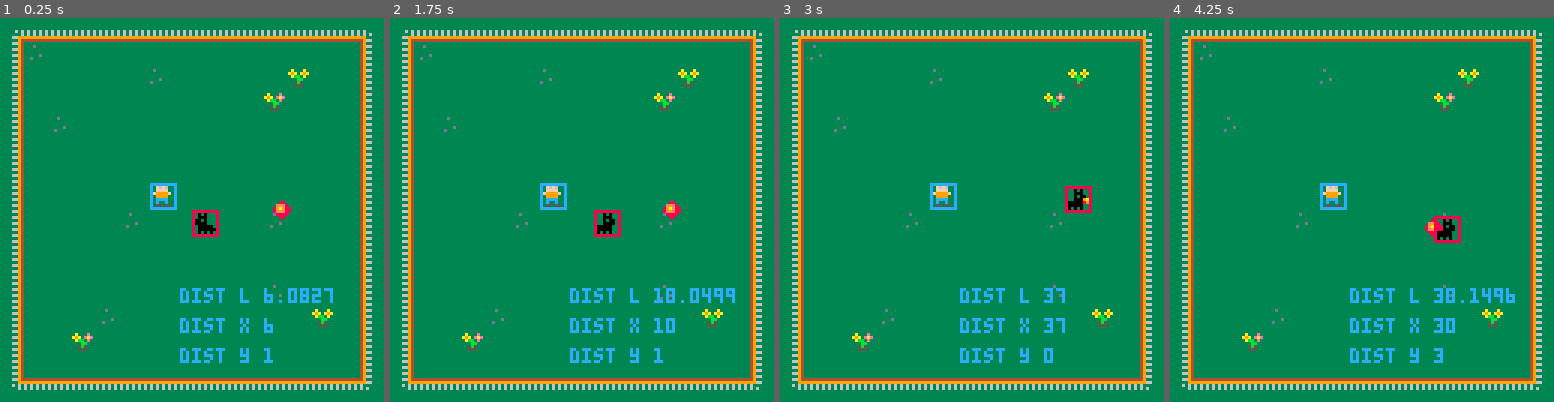
Above: before the commit, frames 1-4 (left to right).
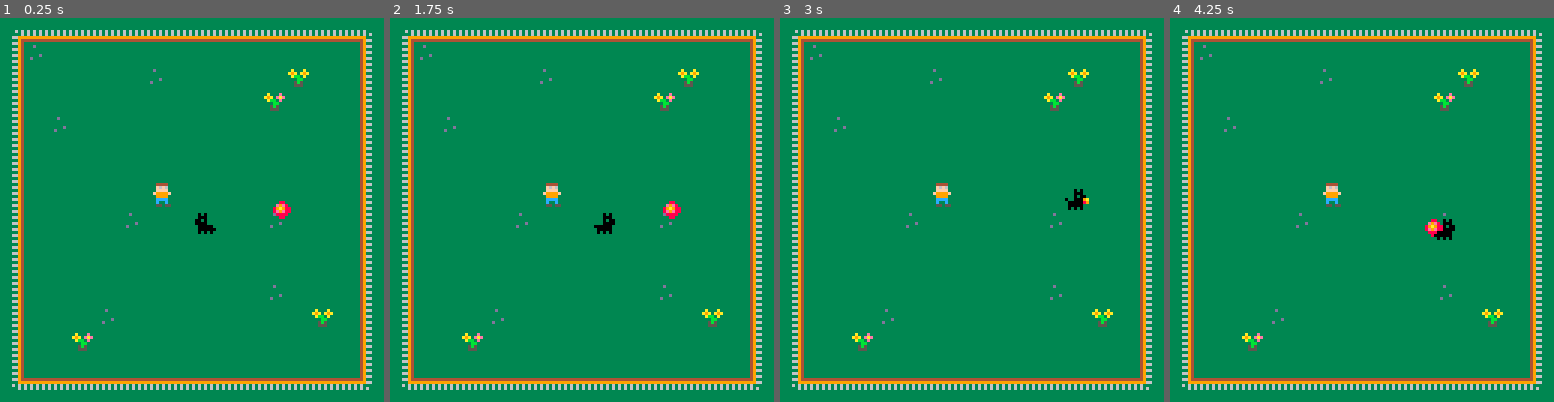
Above: after the commit, the same moments.

Repository: hugochinchilla/smity-adventure
Game: PICO-8 cartridge smity.p8
The game is run twice, just before and just after one commit, with the same random seed, the same clock (stepped at 60 frames per second) and the same inputs.
Inputs:
- Up to frame 1 (0.25 s): no input
- Up to frame 2 (1.75 s): tap X (X key) at 0.33, 1.07 s; tap O (Z key) at 0.7, 1.7 s; hold Right from 1.6 s (still down)
- Up to frame 3 (3 s): tap X (X key) at 1.85, 2.97 s; release Right at 2.1 s; tap O (Z key) at 2.1, 2.5, 2.9 s; hold Up 2.15-2.42 s; hold Right from 2.47 s (still down)
- Up to frame 4 (4.25 s): release Right at 3.03 s; hold Left 3.08-3.58 s; tap O (Z key) at 3.3, 3.7, 4.1 s; hold Down 3.63-3.97 s; hold Right from 4.02 s (still down); tap X (X key) at 4.08 s

The runs differ from the first frame. In frame 1, 1.7% of the frame differs, in the area x 39-87%, y 42-90%; in frame 2, 1.8%, in the area x 39-90%, y 42-90%; in frame 3, 1.5%; in frame 4, 1.8%.

Commit message:
play squaky sound when grabing the ball

Diff:
--- a/smity.p8
+++ b/smity.p8
@@ -107,7 +107,7 @@
 end
 
 function draw_object_box(obj, color)
-    debug = true
+    debug = false
     if debug then
         _box = box(obj)
         _box[#_box+1] = color
@@ -155,16 +155,25 @@
 
 function interact()
     if dog.has_ball then
-        dog.has_ball = false
-        ball.x = dog.x
-        ball.y = dog.y
+        dog_drop_ball()
     elseif collides(dog, ball) then
-        dog.has_ball = true
-        ball.x = 200
-        ball.y = 200
+        dog_grab_ball()
     else
         dog_bark()
     end
+end
+
+function dog_drop_ball()
+    dog.has_ball = false
+    ball.x = dog.x
+    ball.y = dog.y
+end
+
+function dog_grab_ball()
+    dog.has_ball = true
+    ball.x = 200
+    ball.y = 200
+    sfx(2,0)
 end
 
 function dog_bark()
@@ -227,14 +236,14 @@
 007007000000000000000000000000000000000000000000000000000000000000000000000000003333333333d33333335b5333496633333636363600000000
 00000000000000000000000000000000000000000000000000000000000000000000000000000000333333333333333333555333493333339999999900000000
 00000000000000000000000000000000000000000000000000000000000000000000000000000000333333333333333333333333496633334444444400000000
-00444400000000000044444000000000000000000000000000000000000000000000000000000000000000003333333333333333333366944444444400000000
+00444400000000000044440000000000000000000000000000000000000000000000000000000000000000003333333333333333333366944444444400000000
 00f6f6000000000004fffff000000000000000000000000000000000000000000000000000000000000000003a333e333e333c33333333949999999900000000
-00ffff000000000004ff5f500000000000000000000000000000000000000000000000000000000000000000a9a3eae3e9e3cac3333366946363636300000000
+00ffff000000000004f5f5f00000000000000000000000000000000000000000000000000000000000000000a9a3eae3e9e3cac3333366946363636300000000
 0f9999f00000000004fffff000000000000000000000000000000000000000000000000000000000000000003abb3e333e3bbc33333333946363636300000000
-0099990000000000049900000000000000000000000000000000000000000000000000000000000000000000333bb33333bb3333333366943333333300000000
-00cccc0000000000009990000000000000000000000000000000000000000000000000000000000000000000335b5333335b5333333333943333333300000000
-00c00c000000000000dd000000000000000000000000000000000000000000000000000000000000000000003355533333555333333366943333333300000000
-005505500000000000dd000000000000000000000000000000000000000000000000000000000000000000003333333333333333333333943333333300000000
+0099990000000000049999000000000000000000000000000000000000000000000000000000000000000000333bb33333bb3333333366943333333300000000
+00cccc00000000000f9999f00000000000000000000000000000000000000000000000000000000000000000335b5333335b5333333333943333333300000000
+00c00c000000000000c00c0000000000000000000000000000000000000000000000000000000000000000003355533333555333333366943333333300000000
+005505500000000000c00c0000000000000000000000000000000000000000000000000000000000000000003333333333333333333333943333333300000000
 00000000000000000000000000000000000000000000000000000000000000000000000000000000000000000000000000000000333333333333333300000000
 4f0000f4000880000009800000000000000000000000000000000000000000000000000000000000000000000000000000000000333333333333333300000000
 44f4f44400e9e800009a980000000000000000000000000000000000000000000000000000000000000000000000000000000000333333333333333300000000
Not shown, changed: the sound effects (__sfx__) section of smity.p8
